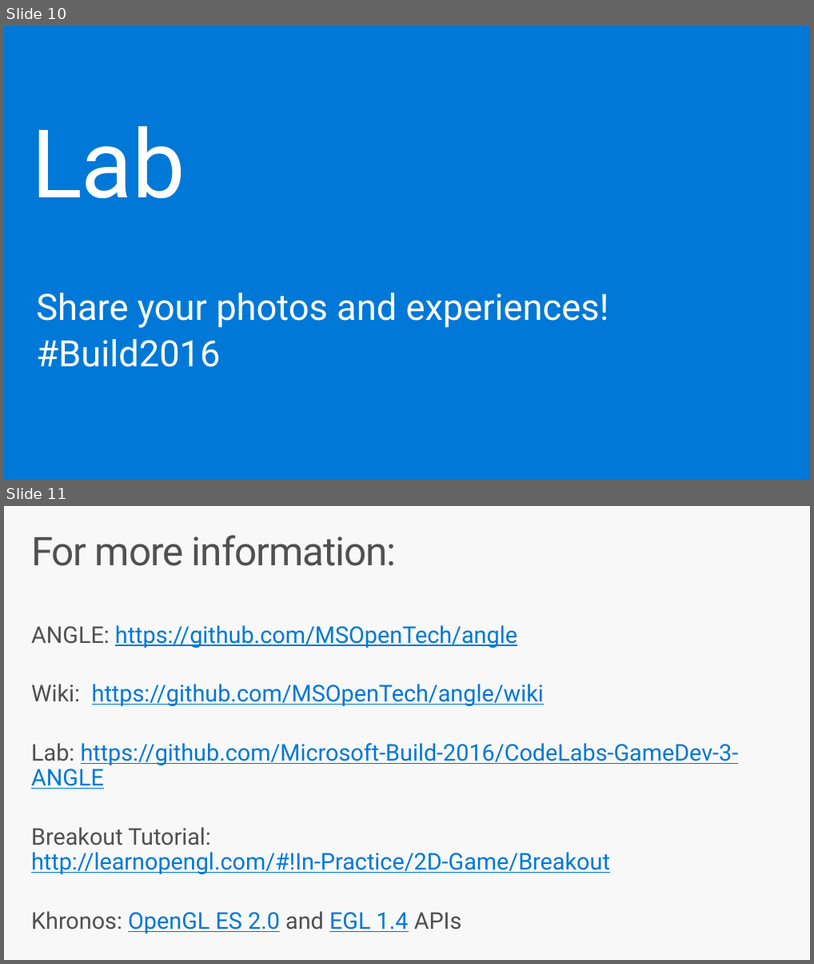
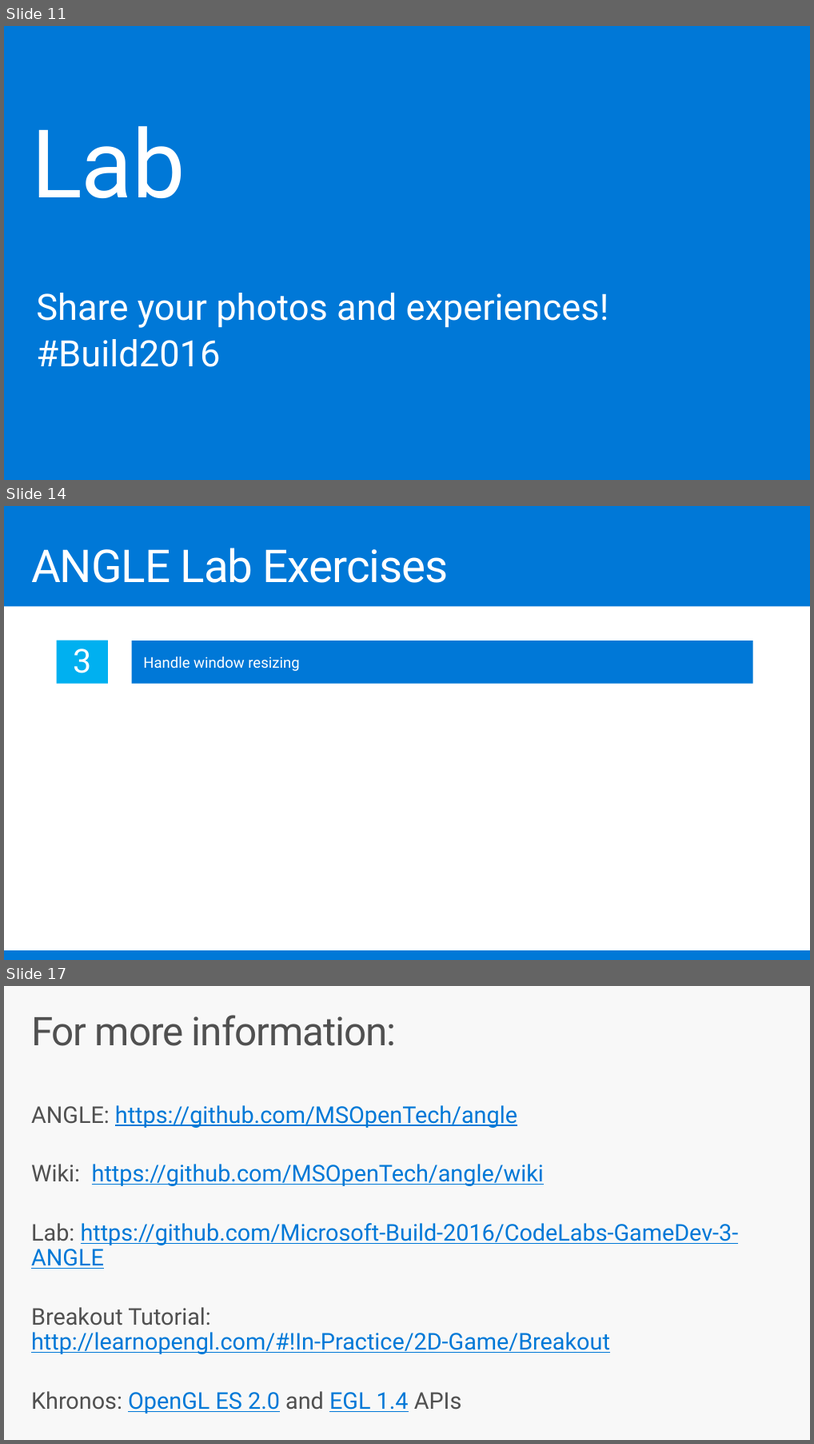
Before and after one commit to Microsoft-Build-2016/CodeLabs-GameDev-3-ANGLE, a slide deck: Presentation.pptx. Shown one above the other, each under a label of ours: slides 10 and 11 before the commit, slides 11, 14 and 17 after it; the slides between them are not shown. The pictures are 814x964 and 814x1444 pixels, drawn with LibreOffice and Linux fonts; fonts in the diff are those of the drawing. Boxes give left, top, right and bottom in pixels: in the first picture for what was removed or moved away, otherwise in the second. Text is boxed around its words. In the diff, an @@ line names an element or a change of style, - is before the commit and + after.

Commit message:
updated slides with exercises

```diff
--- a/Presentation.pptx
+++ b/Presentation.pptx
@@ slide 14 added at [4,506,810,960], background #0078D7 @@
@@ title added at [31,548,449,583], 55.1 pt, text #FFFFFF @@
+ANGLE Lab Exercises
@@ rectangle added at [4,606,810,949], fill #FFFFFF @@
@@ rectangle added at [56,640,108,684], fill #00B0F0, 40 pt, text #FFFFFF @@
+3
@@ rectangle added at [131,640,753,684], fill #0078D7, 18 pt, text #FFFFFF @@
+Handle window resizing
@@ what was slide 10 is now slide 11 @@
@@ what was slide 11 is now slide 17 @@
```
Also in this commit, not shown: 3 slides changed, 5 other slides added.
